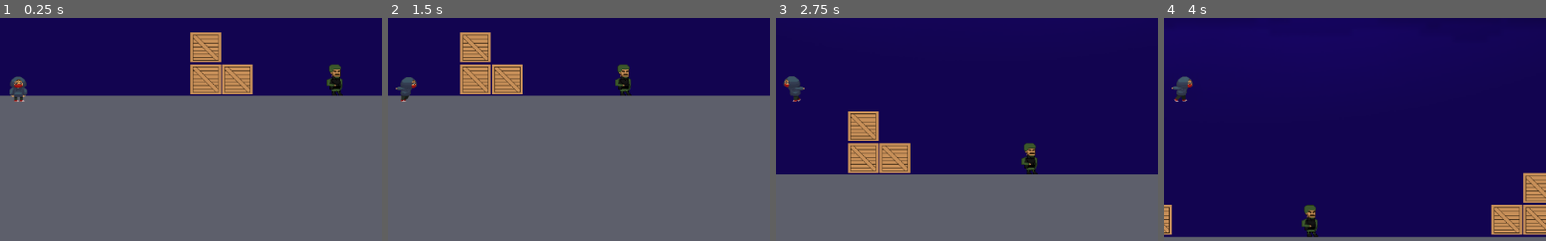
Above: before the commit, frames 1-4 (left to right).
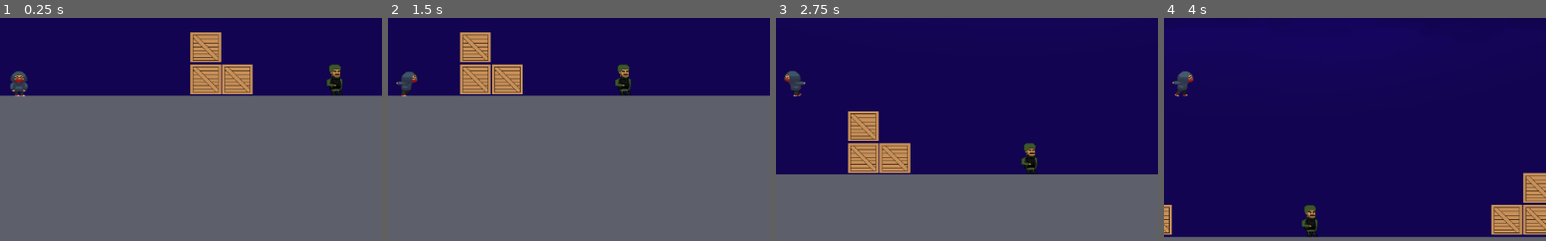
Above: after the commit, the same moments.

Repository: tiagoyukio12/area-51
Game: Godot game, scene res://scenes/World.tscn
Same seed, same stepped clock (60 frames per second), same inputs: the game is played once before the commit and once after it.
Inputs:
- Up to frame 1 (0.25 s): no input
- Up to frame 2 (1.5 s): hold D (move_right) from 0.53 s (still down); tap Space (jump) at 0.6, 0.77, 1.07 s; tap Shift (naruto_run) at 1.35 s
- Up to frame 3 (2.75 s): tap Space (jump) at 1.52, 1.55, 1.82, 2.1 s; release D (move_right) at 2.03 s; hold A (move_left) from 2.03 s (still down)
- Up to frame 4 (4 s): release A (move_left) at 2.78 s; hold D (move_right) from 2.78 s (still down); tap Shift (naruto_run) at 2.85 s; tap Space (jump) at 3.02, 3.05, 3.32, 3.6, 3.77 s
The pictures show only the part of the screen within x 48-98%, y 35-85%; the shares and areas given below are measured in that part.

The runs differ from the first frame. In frame 1, 0.4% of the frame differs, in the area x 2-8%, y 23-38%; in frame 2, 0.3%; in frame 3, 0.4%; in frame 4, 0.4%.
Error before the commit: Attempt to call function 'dead' in base 'null instance' on a null instance. (res://enemy.gd:53)

Commit message:
Corrections

Diff:
--- a/enemy.gd
+++ b/enemy.gd
@@ -47,10 +47,10 @@
 			if first_move == false:
 				pause = true
 
-		if $RayCast2D.is_colliding():
-			if $RayCast2D.get_collider():
-				var player = get_parent().get_parent().get_node("Player/PlayerBody")
-				player.dead()
+		#if $RayCast2D.is_colliding():
+		#	if $RayCast2D.get_collider():
+		#		var player = get_parent().get_parent().get_node("Player/PlayerBody")
+		#		player.dead()
 
 	else:
 		$AnimatedSprite.play("idle")
--- a/scenes/Player.tscn
+++ b/scenes/Player.tscn
@@ -1,15 +1,16 @@
-[gd_scene load_steps=15 format=2]
+[gd_scene load_steps=16 format=2]
 
 [ext_resource path="res://scripts/Player.gd" type="Script" id=1]
 [ext_resource path="res://art/bonequinho idle/sprite_0.png" type="Texture" id=2]
 [ext_resource path="res://art/bonequinho idle/sprite_1.png" type="Texture" id=3]
-[ext_resource path="res://art/bonequinho correndo/sprite_0.png" type="Texture" id=4]
-[ext_resource path="res://art/bonequinho correndo/sprite_1.png" type="Texture" id=5]
-[ext_resource path="res://art/bonequinho correndo/sprite_2.png" type="Texture" id=6]
-[ext_resource path="res://art/bonequinho correndo/sprite_3.png" type="Texture" id=7]
-[ext_resource path="res://art/bonequinho correndo/sprite_4.png" type="Texture" id=8]
-[ext_resource path="res://art/bonequinho correndo/sprite_5.png" type="Texture" id=9]
-[ext_resource path="res://art/dead.png" type="Texture" id=10]
+[ext_resource path="res://art/bonequinho morto.png" type="Texture" id=4]
+[ext_resource path="res://art/bonequinho correndo/sprite_0.png" type="Texture" id=5]
+[ext_resource path="res://art/bonequinho correndo/sprite_1.png" type="Texture" id=6]
+[ext_resource path="res://art/bonequinho correndo/sprite_2.png" type="Texture" id=7]
+[ext_resource path="res://art/bonequinho correndo/sprite_3.png" type="Texture" id=8]
+[ext_resource path="res://art/bonequinho correndo/sprite_4.png" type="Texture" id=9]
+[ext_resource path="res://art/bonequinho correndo/sprite_5.png" type="Texture" id=10]
+[ext_resource path="res://art/bonequinho pulo.png" type="Texture" id=11]
 
 [sub_resource type="RectangleShape2D" id=1]
 extents = Vector2( 17.3869, 24 )
@@ -23,14 +24,19 @@
 "name": "idle",
 "speed": 5.0
 }, {
-"frames": [ ExtResource( 4 ), ExtResource( 5 ), ExtResource( 6 ), ExtResource( 7 ), ExtResource( 8 ), ExtResource( 9 ) ],
+"frames": [ ExtResource( 4 ) ],
+"loop": true,
+"name": "dead",
+"speed": 5.0
+}, {
+"frames": [ ExtResource( 5 ), ExtResource( 6 ), ExtResource( 7 ), ExtResource( 8 ), ExtResource( 9 ), ExtResource( 10 ) ],
 "loop": true,
 "name": "naruto_running",
 "speed": 12.0
 }, {
-"frames": [ ExtResource( 10 ) ],
+"frames": [ ExtResource( 11 ) ],
 "loop": true,
-"name": "dead",
+"name": "jump",
 "speed": 5.0
 } ]
 
@@ -49,9 +55,9 @@
 shape = SubResource( 2 )
 
 [node name="AnimatedSprite" type="AnimatedSprite" parent="."]
-position = Vector2( -0.880264, 13.2038 )
+position = Vector2( 0.44011, -1.90735e-005 )
 frames = SubResource( 3 )
-animation = "dead"
+animation = "jump"
 
 [node name="LightOccluder2D" type="LightOccluder2D" parent="."]
 occluder = SubResource( 4 )
--- a/scenes/World.tscn
+++ b/scenes/World.tscn
@@ -75,7 +75,7 @@
 texture = ExtResource( 4 )
 
 [node name="Light2D" type="Light2D" parent="."]
-position = Vector2( 842.83, 185.085 )
+position = Vector2( 874.587, 174.5 )
 scale = Vector2( 2.51406, 1.76855 )
 texture = ExtResource( 5 )
 shadow_enabled = true
@@ -97,6 +97,7 @@
 tile_data = PoolIntArray( 1048599, 0, 0, 1114134, 0, 0, 1114135, 0, 0, 1179656, 0, 0, 1179669, 0, 0, 1179670, 0, 0, 1179671, 0, 0, 1245192, 0, 0, 1245193, 0, 0, 1245204, 0, 0, 1245205, 0, 0, 1245206, 0, 0, 1245207, 0, 0 )
 
 [node name="cerca" type="Sprite" parent="."]
+editor/display_folded = true
 position = Vector2( -454.963, 1319.28 )
 scale = Vector2( 1.51472, 1.94048 )
 texture = ExtResource( 9 )
Binary file added: art/bonequinho morto.png
Not shown, added: art/bonequinho morto.png.import
Binary file added: art/bonequinho pulo.png
Not shown, added: art/bonequinho pulo.png.import
